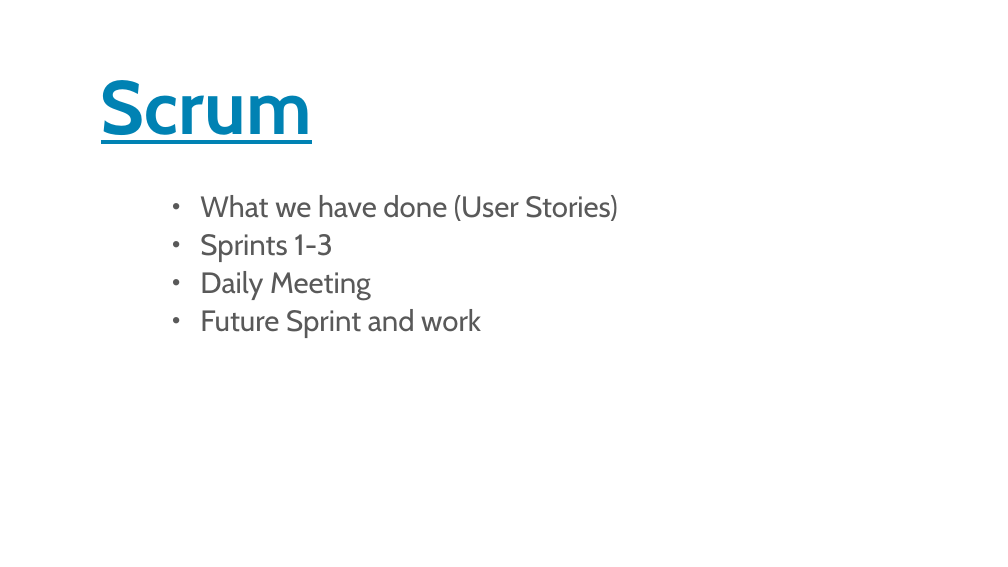
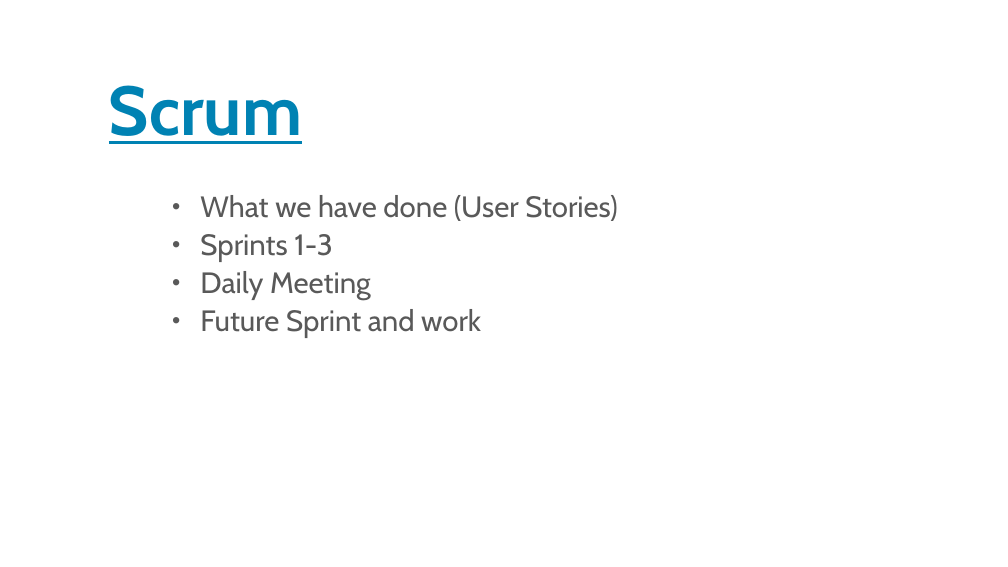
Before and after one commit to JoeyTatu/BusinessAppDev, a slide deck: slide 3 of Chenlei-- Presentation Slide.pptx. Drawn at 1008x567 pixels with LibreOffice and Linux fonts; fonts in the diff are those of the drawing; background and template pictures are left out. Boxes give left, top, right and bottom in pixels: in the first picture for what was removed or moved away, otherwise in the second. Text is boxed around its words. In the diff, an @@ line names an element or a change of style, - is before the commit and + after.

```diff
--- a/Chenlei-- Presentation Slide.pptx
+++ b/Chenlei-- Presentation Slide.pptx
@@ text "Scrum" moved from (x1=101, y1=80, x2=312, y2=144) to (x1=109, y1=85, x2=302, y2=144) @@
@@ text "Scrum" at (x1=109, y1=85, x2=302, y2=144): size 72 to 66 pt @@
```
Also in this commit, not shown: 5 other slides changed.
